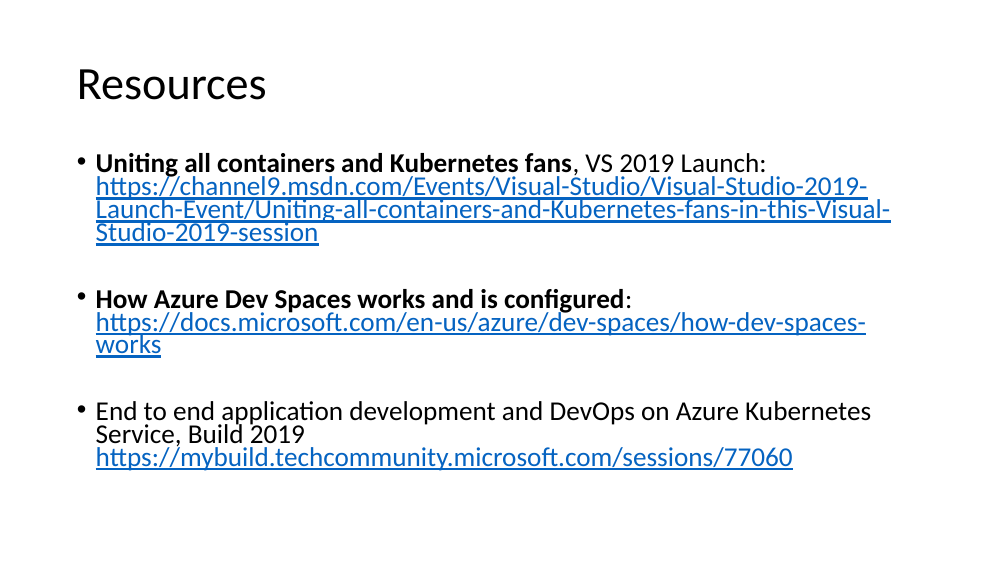
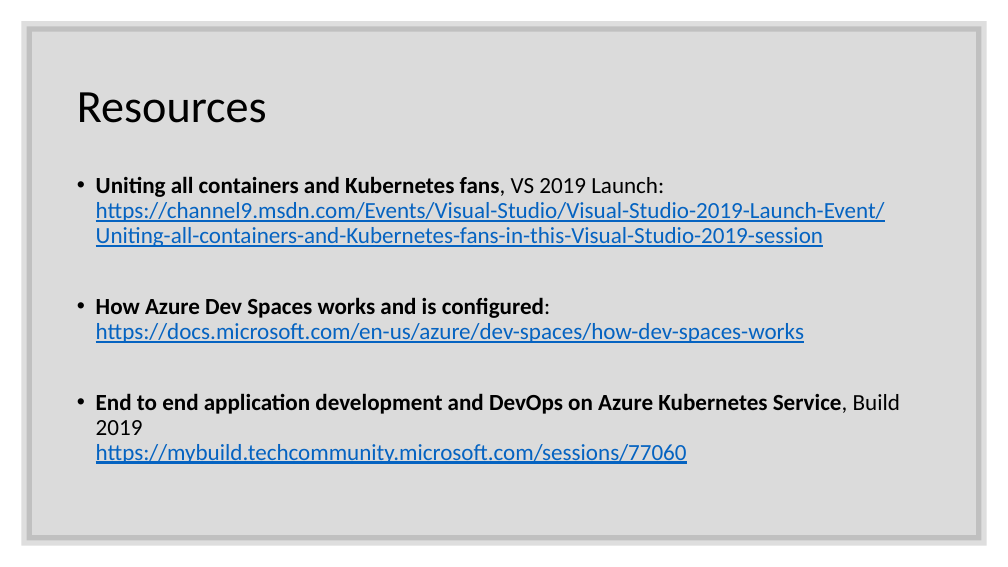
Before and after one commit to JasonHaley/GettingStartedWithAKS, a slide deck: slide 42 of presentations/Getting Started with AKS.pptx. Drawn at 1008x567 pixels with LibreOffice and Linux fonts; fonts in the diff are those of the drawing. Boxes give left, top, right and bottom in pixels: in the first picture for what was removed or moved away, otherwise in the second. Text is boxed around its words. In the diff, an @@ line names an element or a change of style, - is before the commit and + after.

```diff
--- a/presentations/Getting Started with AKS.pptx
+++ b/presentations/Getting Started with AKS.pptx
@@ rectangle added at <box>26,26,982,541</box>, fill #000000 at 14% opacity, outline #262626 10 pt @@
@@ title "Resources": place and size @@
-title "Resources" at <box>77,69,267,100</box>
+title "Resources" at <box>77,92,267,123</box>
@@ text "Uniting all containers and Kubernetes ...": place and size @@
-text "Uniting all containers and Kubernetes ..." at <box>96,153,890,471</box>
+text "Uniting all containers and Kubernetes ..." at <box>96,176,900,464</box>
@@ text "Uniting all containers and Kubernetes ..." at <box>96,176,900,464</box>: size 25.9 to 22 pt; bold on in "End to end application development and DevOps ..."; line spacing 0.7 to 0.9 @@
```
Also in this commit, not shown: 41 other slides changed.
